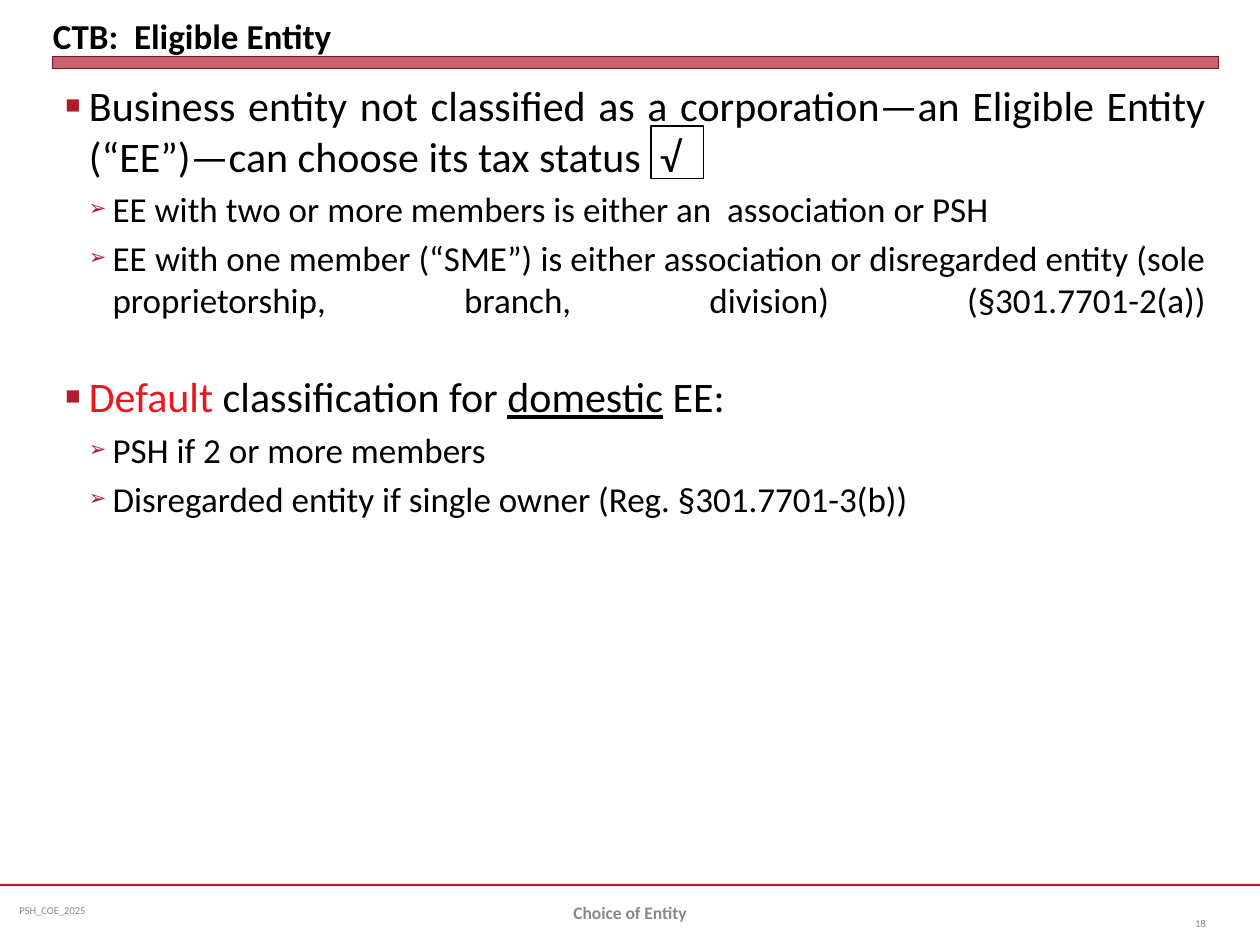
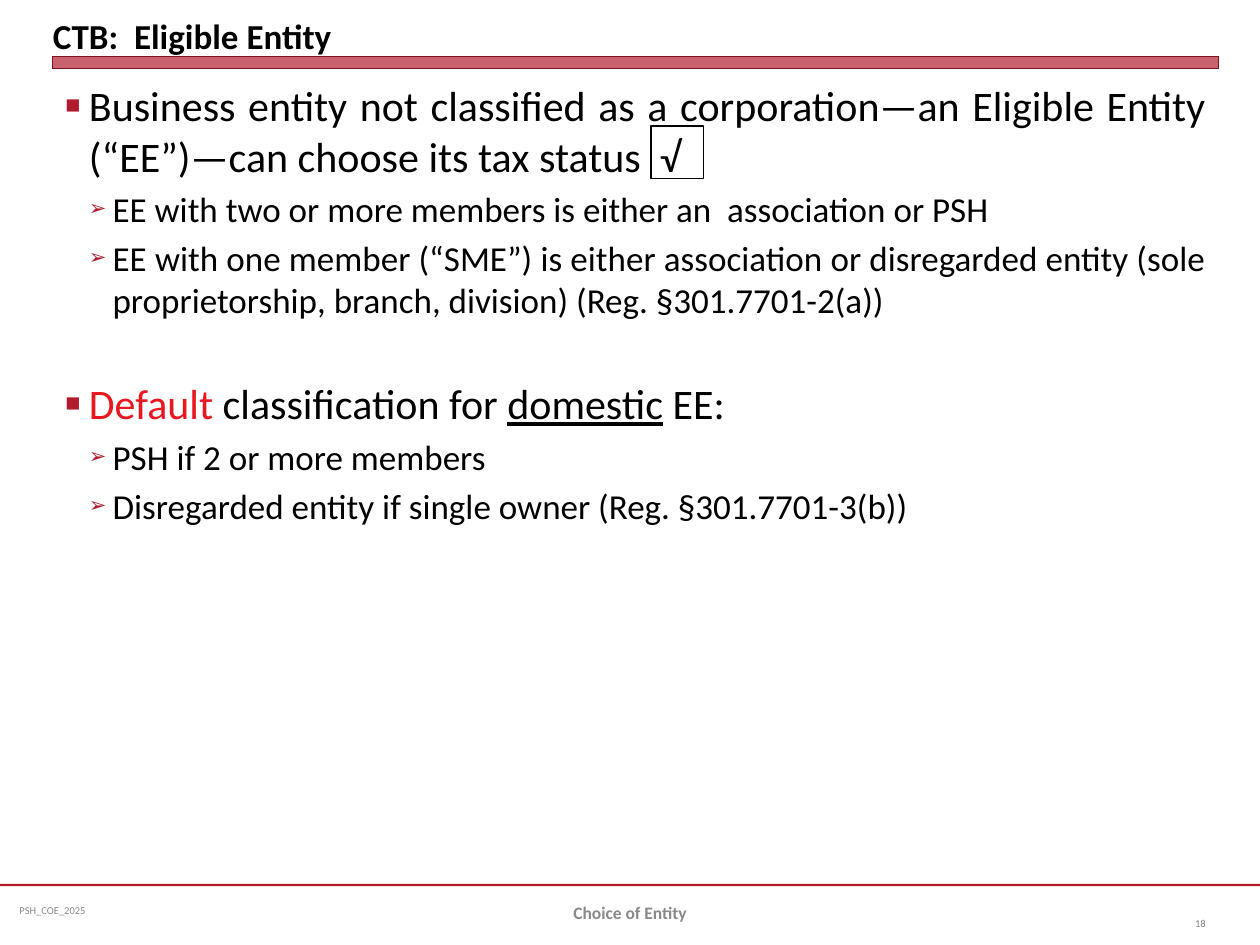
Before and after one commit to jmc877/Partnership-Tax, a slide deck: slide 18 of slides/PSH_COEntity_2025.pptx. Drawn at 1260x945 pixels with LibreOffice and Linux fonts; fonts in the diff are those of the drawing. Boxes give left, top, right and bottom in pixels: in the first picture for what was removed or moved away, otherwise in the second. Text is boxed around its words. In the diff, an @@ line names an element or a change of style, - is before the commit and + after.

```diff
--- a/slides/PSH_COEntity_2025.pptx
+++ b/slides/PSH_COEntity_2025.pptx
@@ text at (113,245,1204,319): text changed @@
-  ➢ EE with one member (“SME”) is either association or disregarded entity (sole proprietorship, branch, division) (§301.7701-2(a))
+  ➢ EE with one member (“SME”) is either association or disregarded entity (sole proprietorship, branch, division) (Reg. §301.7701-2(a))
```
Also in this commit, not shown: 3 other slides changed, 1 other file.
